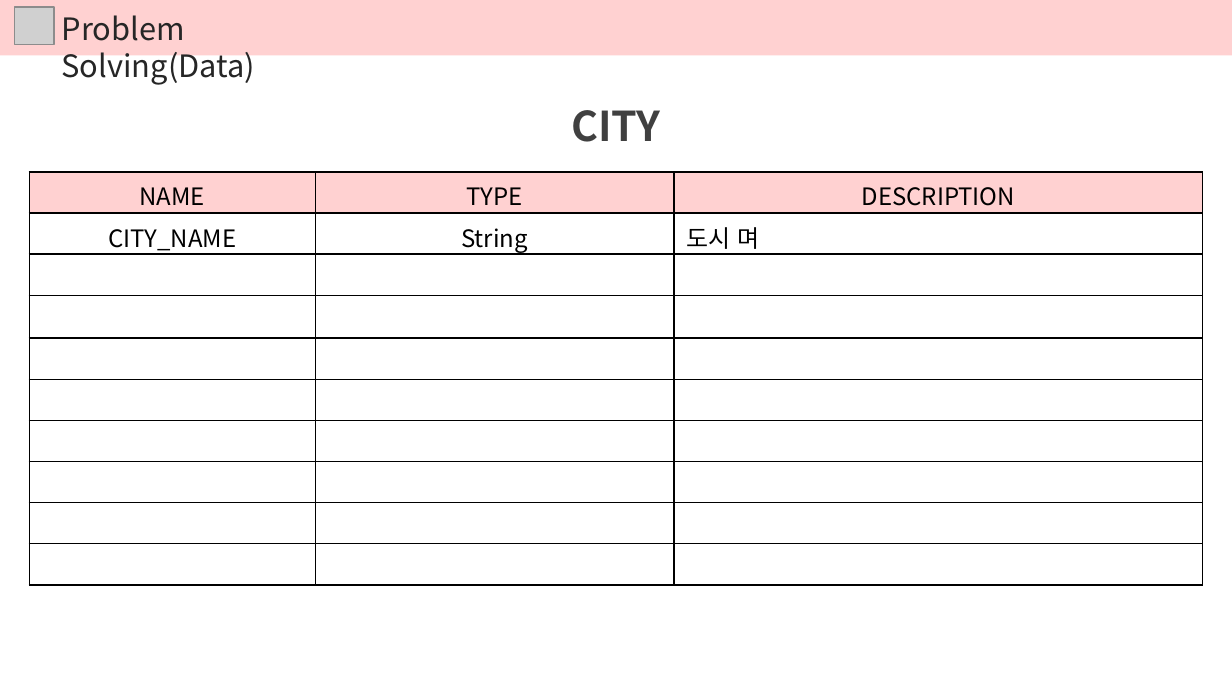
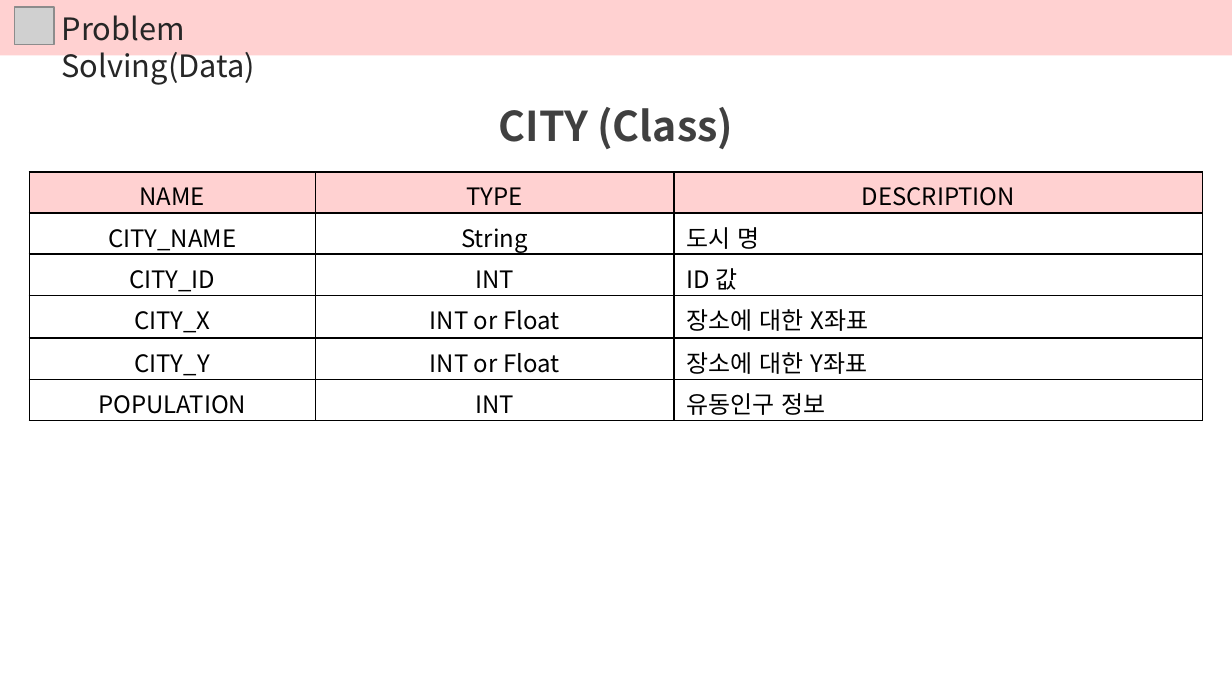
Before and after one commit to DokyeongKwon/DataStructureDesign-2018-2, a slide deck: slide 17 of 02. Problem Solving/서울 데이트 코스 추천 Problem Solving.pptx (slide 13 before the commit). Drawn at 1232x693 pixels with LibreOffice and Linux fonts; fonts in the diff are those of the drawing; grey boxes stand for pictures. Boxes give left, top, right and bottom in pixels: in the first picture for what was removed or moved away, otherwise in the second. Text is boxed around its words. In the diff, an @@ line names an element or a change of style, - is before the commit and + after.

```diff
--- a/02. Problem Solving/서울 데이트 코스 추천 Problem Solving.pptx
+++ b/02. Problem Solving/서울 데이트 코스 추천 Problem Solving.pptx
@@ text at bbox=[499, 107, 733, 149]: text changed @@
-CITY
+CITY (Class)
@@ table at bbox=[30, 172, 1202, 420] @@
-row 2: CITY_NAME | String | 도시 며
-row 3:  |  | 
-row 4:  |  | 
-row 5:  |  | 
-row 6:  |  | 
-row 7:  |  | 
-row 8:  |  | 
-row 9:  |  | 
-row 10:  |  | 
+row 2: CITY_NAME | String | 도시 명
+row 3: CITY_ID | INT | ID 값
+row 4: CITY_X | INT or Float | 장소에 대한 X좌표
+row 5: CITY_Y | INT or Float | 장소에 대한 Y좌표
+row 6: POPULATION | INT | 유동인구 정보
```
Also in this commit, not shown: 9 other slides changed, 4 slides added.
